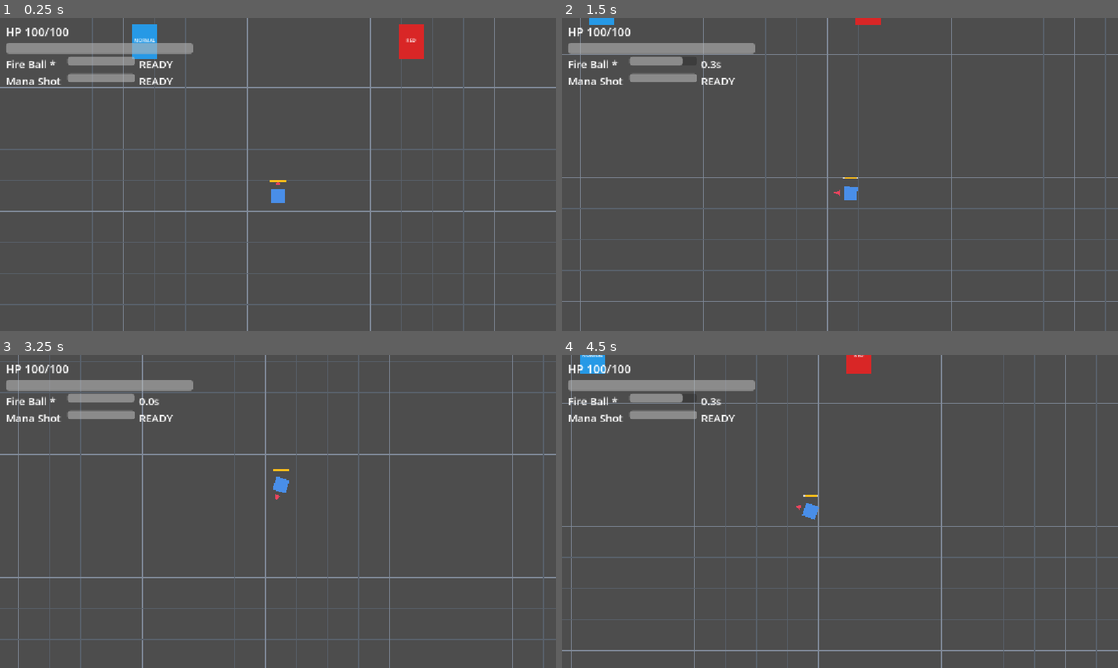
Above: before the commit, frames 1-4 (two rows, left to right).
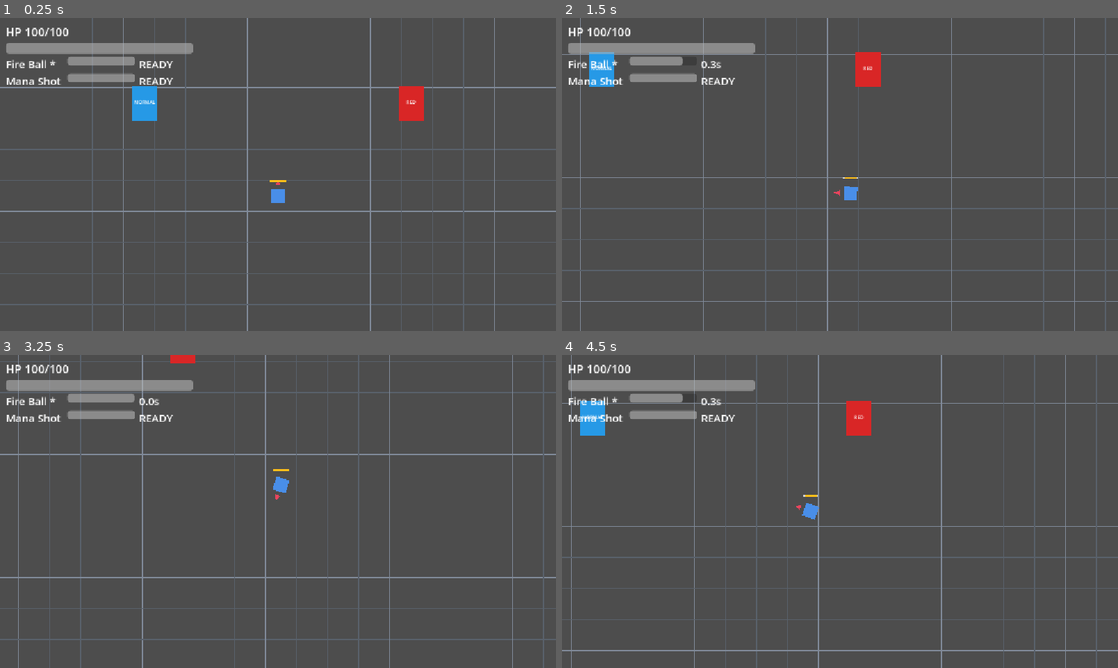
Above: after the commit, the same moments.

Repository: BestestGameStudio/gangU
Game: Godot game, scene res://scenes/main.tscn
Same seed, same stepped clock (60 frames per second), same inputs: the game is played once before the commit and once after it.
Inputs (mouse positions are in pixels of both pictures, inside the frame that each line leads up to):
- Up to frame 1 (0.25 s): no input
- Up to frame 2 (1.5 s): move the mouse to (962, 158) at 0.52 s; hold D (move_right) 0.53-1.28 s; hold Space (cast) 0.53-1.28 s; move the mouse to (728, 190) at 1.27 s; hold S (move_down) from 1.28 s (still down); tap Space (cast) at 1.35 s
- Up to frame 3 (3.25 s): move the mouse to (333, 442) at 2.02 s; release S (move_down) at 2.03 s; hold D (move_right) 2.03-2.78 s; hold Space (cast) 2.03-2.78 s; move the mouse to (250, 574) at 2.77 s; hold W (move_up) from 2.78 s (still down); tap Space (cast) at 2.85 s
- Up to frame 4 (4.5 s): move the mouse to (1006, 558) at 3.52 s; release W (move_up) at 3.53 s; hold Space (cast) 3.53-4.28 s; hold A (move_left) from 3.53 s (still down); move the mouse to (673, 464) at 4.27 s; tap Space (cast) at 4.35 s

The runs differ from the first frame. In frame 1, 2.0% of the frame differs, in the area x 23-77%, y 2-33%; in frame 2, 1.2%; in frame 3, 0.1%; in frame 4, 1.5%.

Commit message:
#41: move hub gates below HUD band (y 160 -> 288)

Diff:
--- a/scenes/hub.tscn
+++ b/scenes/hub.tscn
@@ -16,10 +16,10 @@
 position = Vector2(576, 480)
 
 [node name="GateNormal" parent="." instance=ExtResource("2")]
-position = Vector2(300, 160)
+position = Vector2(300, 288)
 target_dungeon = ExtResource("3")
 
 [node name="GateRed" parent="." instance=ExtResource("2")]
-position = Vector2(852, 160)
+position = Vector2(852, 288)
 gate_type = 1
 target_dungeon = ExtResource("4")
